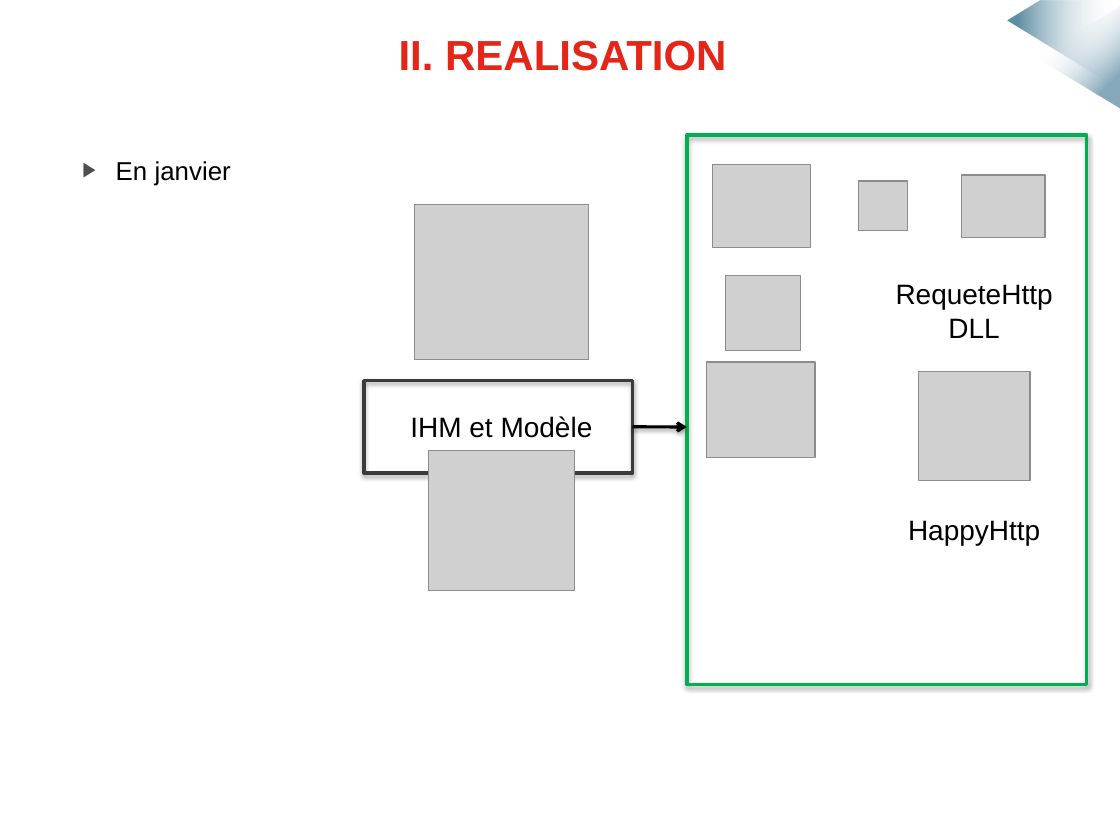
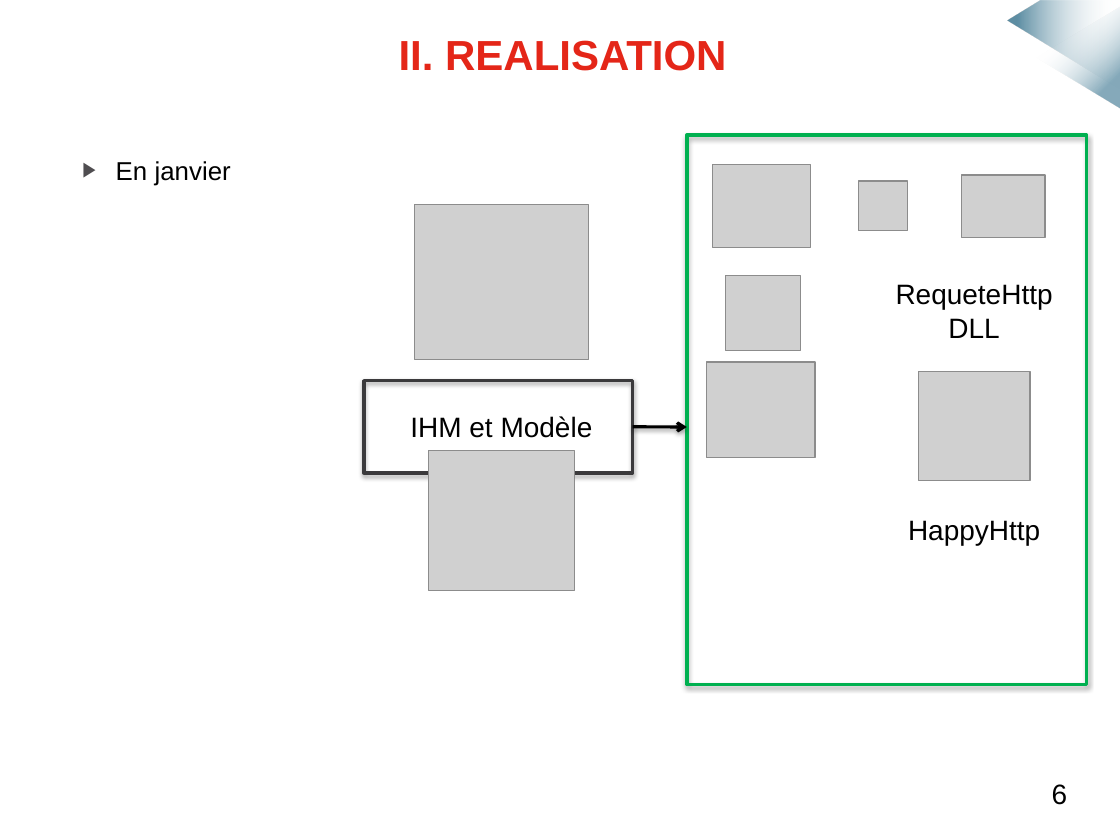
Before and after one commit to mmeven/EP_Domotique_Tablette, a slide deck: slide 7 of Rendu/Diapo_soutenance.pptx. Drawn at 1120x840 pixels with LibreOffice and Linux fonts; fonts in the diff are those of the drawing; grey boxes stand for pictures; background and template pictures are left out. Boxes give left, top, right and bottom in pixels: in the first picture for what was removed or moved away, otherwise in the second. Text is boxed around its words. In the diff, an @@ line names an element or a change of style, - is before the commit and + after.

```diff
--- a/Rendu/Diapo_soutenance.pptx
+++ b/Rendu/Diapo_soutenance.pptx
@@ text added at <box>1052,784,1068,805</box>, 18 pt, text #000000 @@
+6
```
Also in this commit, not shown: 20 other slides changed, 1 slide added.
